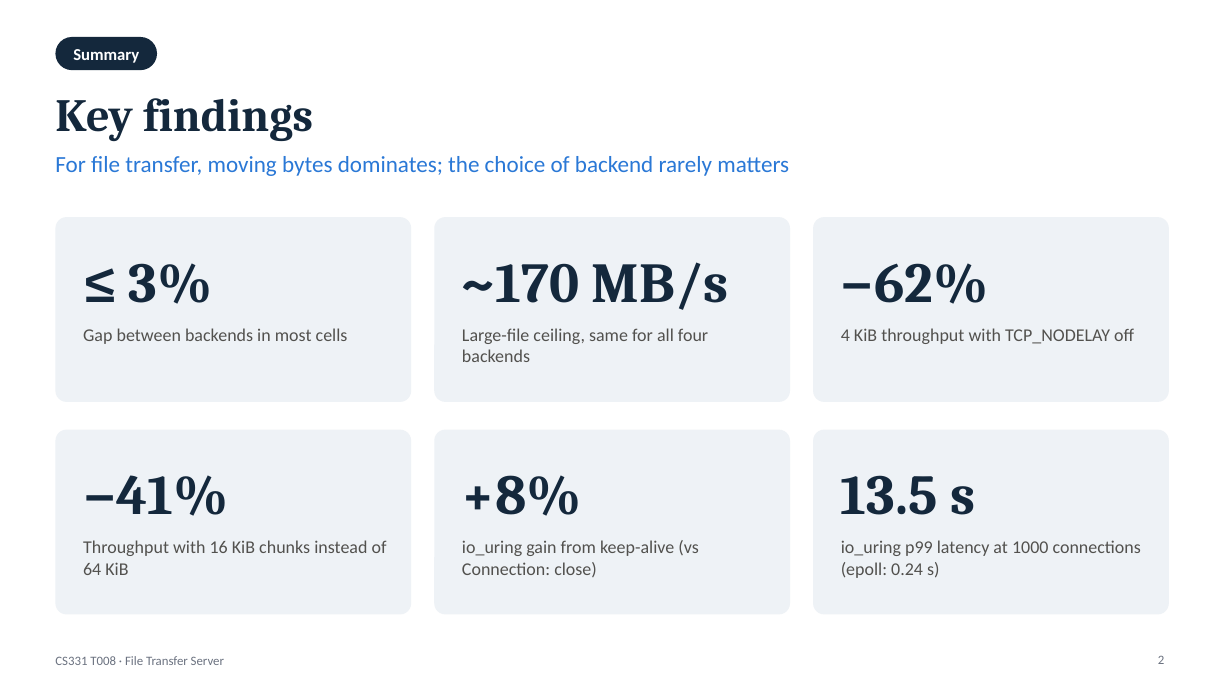
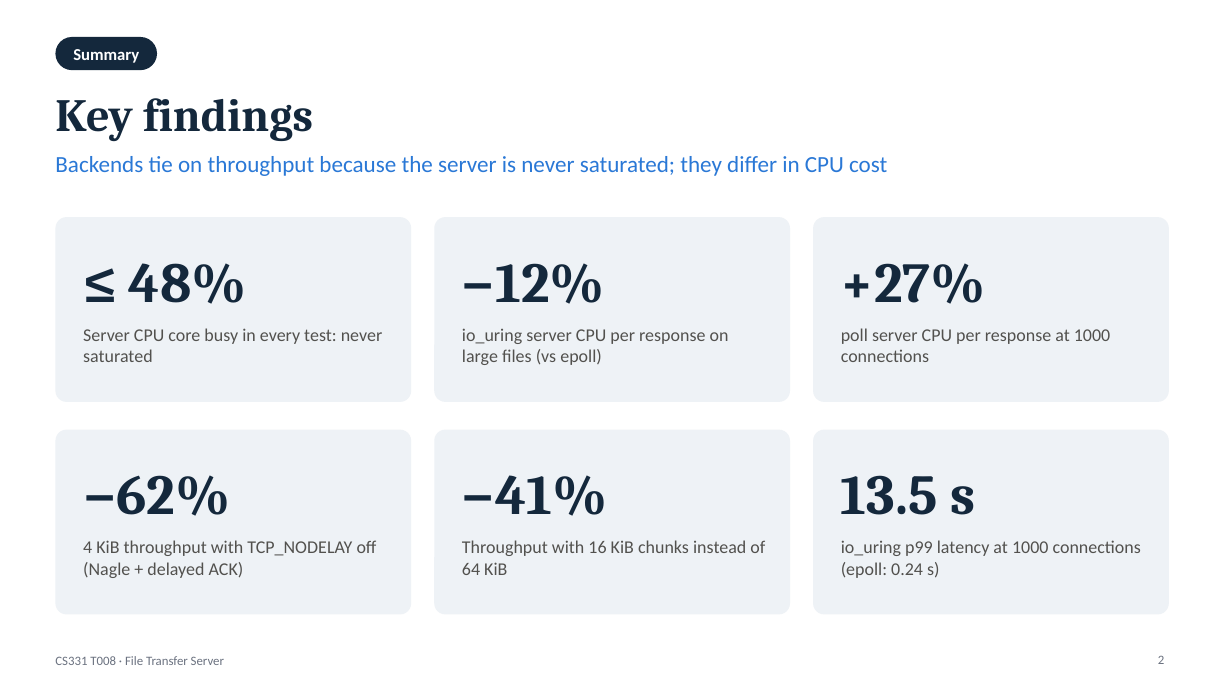
Before and after one commit to Pallav-Biyala/CS331-T008-NetworkIO, a slide deck: slide 2 of presentation-slides/File-Transfer-Server.pptx. Drawn at 1232x693 pixels with LibreOffice and Linux fonts; fonts in the diff are those of the drawing. Boxes give left, top, right and bottom in pixels: in the first picture for what was removed or moved away, otherwise in the second. Text is boxed around its words. In the diff, an @@ line names an element or a change of style, - is before the commit and + after.

```diff
--- a/presentation-slides/File-Transfer-Server.pptx
+++ b/presentation-slides/File-Transfer-Server.pptx
@@ text at box(55, 156, 887, 176): text changed @@
-For file transfer, moving bytes dominates; the choice of backend rarely matters
+Backends tie on throughput because the server is never saturated; they differ in CPU cost
@@ text at box(129, 263, 247, 304): text changed @@
-≤ 3%
+≤ 48%
@@ text at box(462, 263, 605, 304): text changed @@
-~170 MB/s
+−12%
@@ text at box(841, 263, 986, 304): text changed @@
-−62%
++27%
@@ text at box(83, 328, 382, 362): text changed @@
-Gap between backends in most cells
+Server CPU core busy in every test: never saturated
@@ text at box(462, 328, 729, 365): text changed @@
-Large-file ceiling, same for all four backends
+io_uring server CPU per response on large files (vs epoll)
@@ text at box(841, 328, 1110, 362): text changed @@
-4 KiB throughput with TCP_NODELAY off
+poll server CPU per response at 1000 connections
@@ text at box(83, 475, 231, 516): text changed @@
-−41%
+−62%
@@ text at box(462, 475, 608, 516): text changed @@
-+8%
+−41%
@@ text at box(83, 540, 377, 578): text changed @@
-Throughput with 16 KiB chunks instead of 64 KiB
+4 KiB throughput with TCP_NODELAY off (Nagle + delayed ACK)
@@ text at box(462, 540, 765, 575): text changed @@
-io_uring gain from keep-alive (vs Connection: close)
+Throughput with 16 KiB chunks instead of 64 KiB
```
Also in this commit, not shown: 8 other slides changed, 3 slides added, 6 other files.
